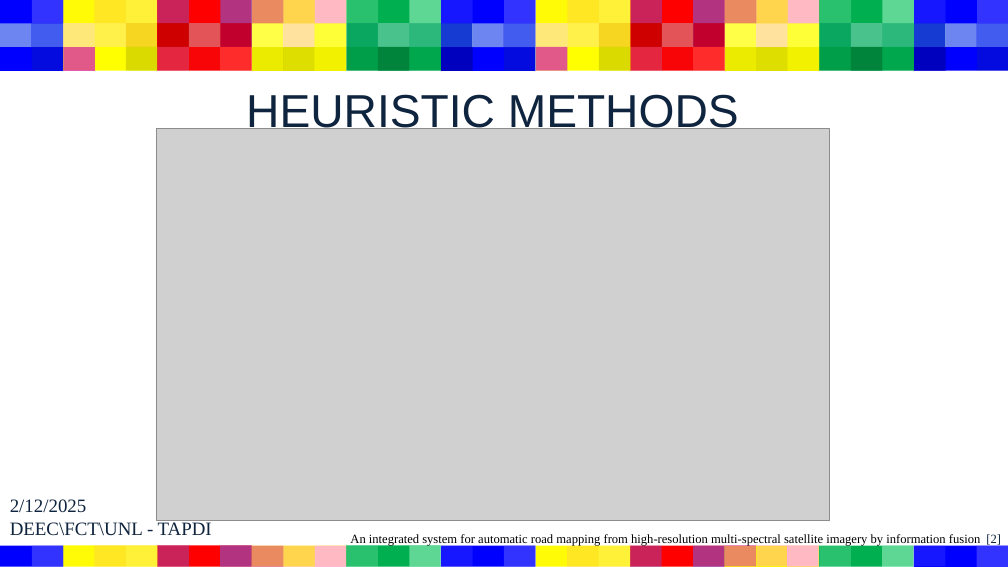
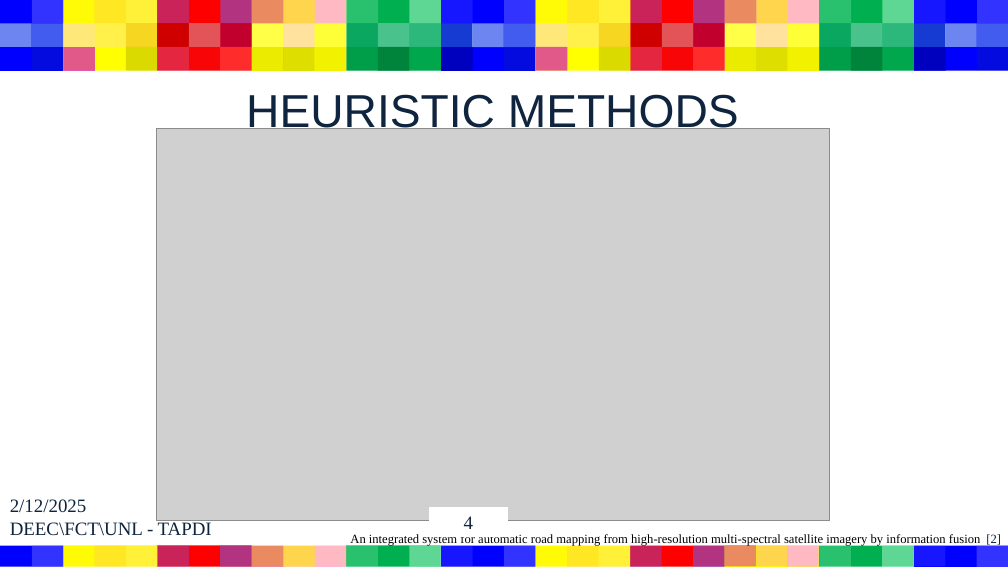
Before and after one commit to Filipe-Cavalheiro/TAPDI, a slide deck: slide 4 of Paper_Presentation.pptx. Drawn at 1008x567 pixels with LibreOffice and Linux fonts; fonts in the diff are those of the drawing; grey boxes stand for pictures. Boxes give left, top, right and bottom in pixels: in the first picture for what was removed or moved away, otherwise in the second. Text is boxed around its words. In the diff, an @@ line names an element or a change of style, - is before the commit and + after.

```diff
--- a/Paper_Presentation.pptx
+++ b/Paper_Presentation.pptx
@@ page number added at bbox=[430, 507, 508, 538], fill #FFFFFF, 18 pt, text #0F243E @@
+4
```
Also in this commit, not shown: 14 other slides changed, 1 slide added, 1 other file.
